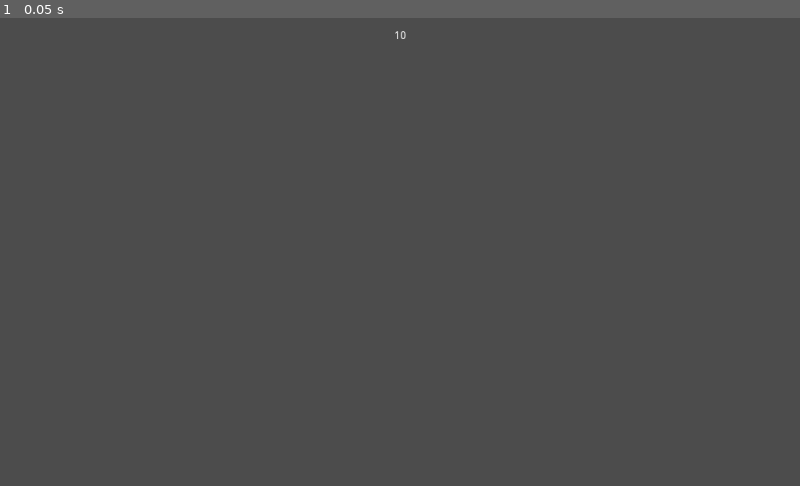
Above: before the commit, frame 1.
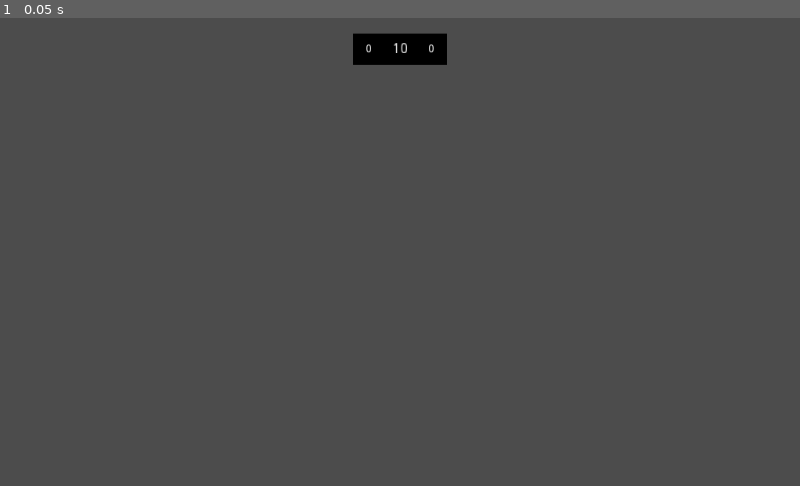
Above: after the commit, the same moment.

Repository: wendeljeske20/CapSoccer
Game: Godot game, scene res://Scenes/Match.tscn
The game is run twice, just before and just after one commit, with the same random seed, the same clock (stepped at 60 frames per second) and the same inputs.
Inputs:
- Up to frame 1 (0.05 s): no input

The runs differ from the first frame. In frame 1, 0.8% of the frame differs, in the area x 44-56%, y 2-11%.
Error before the commit: Attempt to call function 'add_child' in base 'null instance' on a null instance. (res://Scripts/Player.gd:32)
Error after the commit: Attempt to call function 'add_child' in base 'null instance' on a null instance. (res://Scripts/Player.gd:36)

Commit message:
Added the scoreboard at the top of the screen, showing each player's score

Diff:
--- a/Scenes/Match.tscn
+++ b/Scenes/Match.tscn
@@ -1,7 +1,8 @@
-[gd_scene load_steps=3 format=2]
+[gd_scene load_steps=4 format=2]
 
 [ext_resource path="res://Scenes/MatchManager.tscn" type="PackedScene" id=1]
 [ext_resource path="res://Scenes/Player.tscn" type="PackedScene" id=2]
+[ext_resource path="res://Sprites/black.png" type="Texture" id=3]
 
 [node name="Match" type="Node2D"]
 
@@ -14,20 +15,49 @@
 [node name="Player2" parent="MatchManager" instance=ExtResource( 2 )]
 playerID = "2"
 
-[node name="MatchTimer" type="Timer" parent="MatchManager"]
+[node name="HudManager" type="Node2D" parent="MatchManager"]
+
+[node name="ScorePanel" type="Sprite" parent="MatchManager/HudManager"]
+position = Vector2( 0, -260 )
+texture = ExtResource( 3 )
+
+[node name="TimeLabel" type="Label" parent="MatchManager/HudManager/ScorePanel"]
+anchor_right = 0.5
+anchor_bottom = 0.3
+margin_left = -20.0
+margin_top = -20.0
+margin_right = -50.0
+margin_bottom = -2.0
+rect_scale = Vector2( 1.33, 1.33 )
+text = "10"
+align = 1
+valign = 1
+
+[node name="Player1ScoreLabel" type="Label" parent="MatchManager/HudManager/ScorePanel"]
+anchor_right = 0.5
+anchor_bottom = 0.3
+margin_left = -60.0
+margin_top = -20.0
+margin_right = -80.0
+margin_bottom = 8.0
+text = "0"
+align = 1
+valign = 1
+
+[node name="Player2ScoreLabel" type="Label" parent="MatchManager/HudManager/ScorePanel"]
+anchor_right = 0.5
+anchor_bottom = 0.3
+margin_left = 20.0
+margin_top = -20.0
+margin_bottom = 8.0
+text = "0"
+align = 1
+valign = 1
+
+[node name="MatchTimer" type="Timer" parent="MatchManager/HudManager/ScorePanel"]
 wait_time = 10.0
 one_shot = true
 autostart = true
 
-[node name="TimeLabel" type="Label" parent="MatchManager"]
-anchor_bottom = 0.3
-margin_left = -50.0
-margin_top = -300.58
-margin_right = 50.0
-margin_bottom = -250.58
-text = "10"
-align = 1
-valign = 1
-
 [node name="Camera2D" type="Camera2D" parent="."]
 current = true
--- a/Scripts/MatchManager.gd
+++ b/Scripts/MatchManager.gd
@@ -4,8 +4,9 @@
 onready var player2 = get_node("Player2")
 
 onready var currentPlayer = player1
-onready var matchTimer = get_node("MatchTimer")
-onready var timeLabel = get_node("TimeLabel")
+onready var matchTimer = get_node("HudManager/ScorePanel/MatchTimer")
+onready var timeLabel = get_node("HudManager/ScorePanel/TimeLabel")
+
 
 # Input Section
 var inputRight = 0
--- a/Scripts/Player.gd
+++ b/Scripts/Player.gd
@@ -1,6 +1,8 @@
 extends Node2D
 
 export(String) var playerID
+onready var scoreLabel = get_node("../HudManager/ScorePanel/Player"+ playerID +"ScoreLabel")
+var score = 0;
 
 var buttonPreload = preload("res://Scenes/Button.tscn")
 var buttons = []
@@ -13,6 +15,8 @@
 	pass
 
 func _process(delta):
+
+	scoreLabel.text = str(score)
 
 	#for i in range(0, 5):
 		#print(buttons[i].position)
Binary file added: Sprites/black.png
Not shown, added: Sprites/black.png.import
